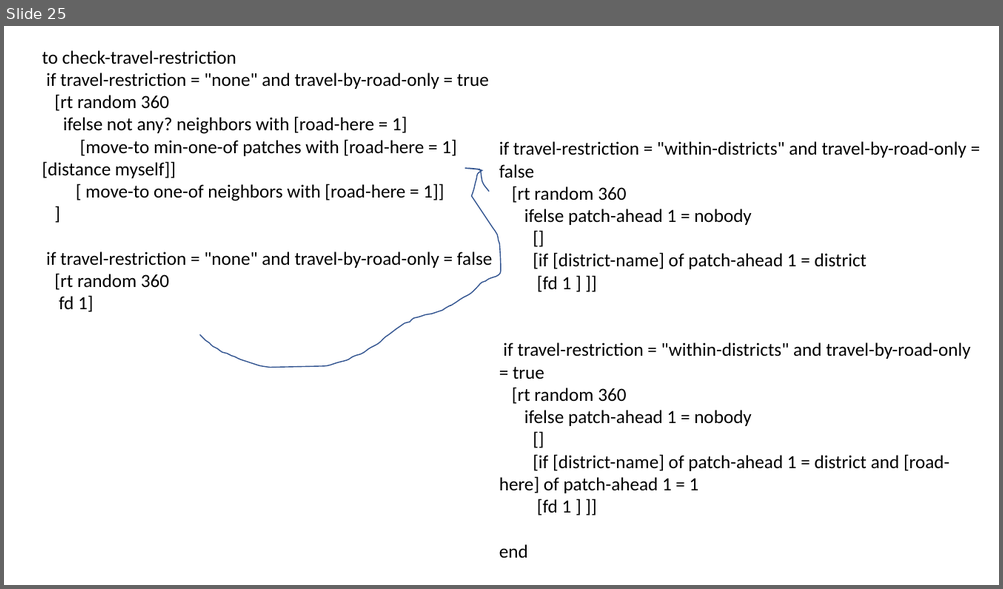
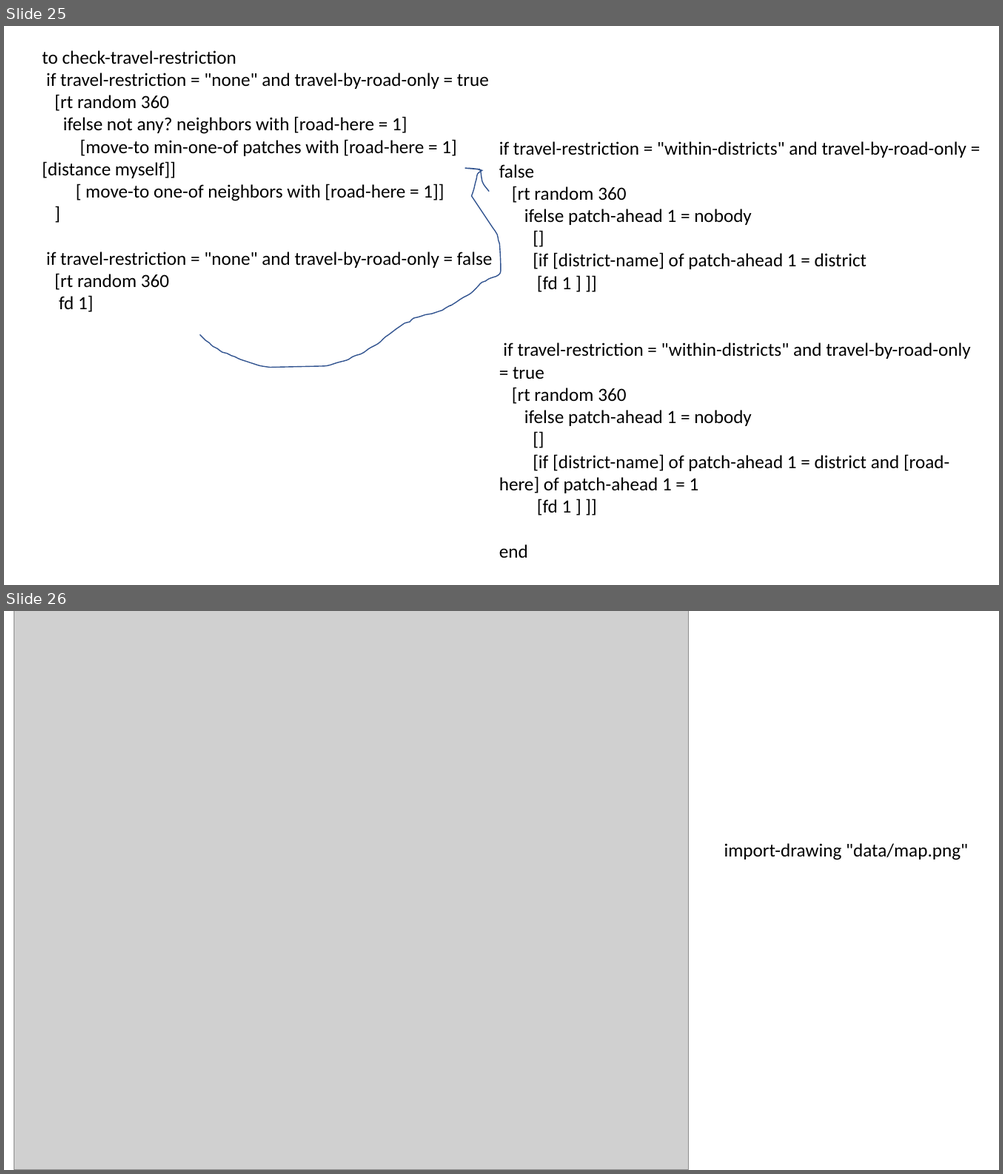
Before and after one commit to msgeocss/intro_spatial_abm, a slide deck: new_base_model.pptx. Shown one above the other, each under a label of ours: slide 25 before the commit, slides 25 and 26 after it. The pictures are 1003x589 and 1003x1174 pixels, drawn with LibreOffice and Linux fonts; fonts in the diff are those of the drawing; grey boxes stand for pictures. Boxes give left, top, right and bottom in pixels: in the first picture for what was removed or moved away, otherwise in the second. Text is boxed around its words. In the diff, an @@ line names an element or a change of style, - is before the commit and + after.

Commit message:
Add files via upload
updated the slides to include raster map background

```diff
--- a/new_base_model.pptx
+++ b/new_base_model.pptx
@@ slide 26 added at [4,611,999,1170], background #FFFFFF @@
@@ picture added at [14,611,688,1170] @@
@@ text added at [724,843,967,860], 18 pt, text #000000 @@
+import-drawing "data/map.png"
```
